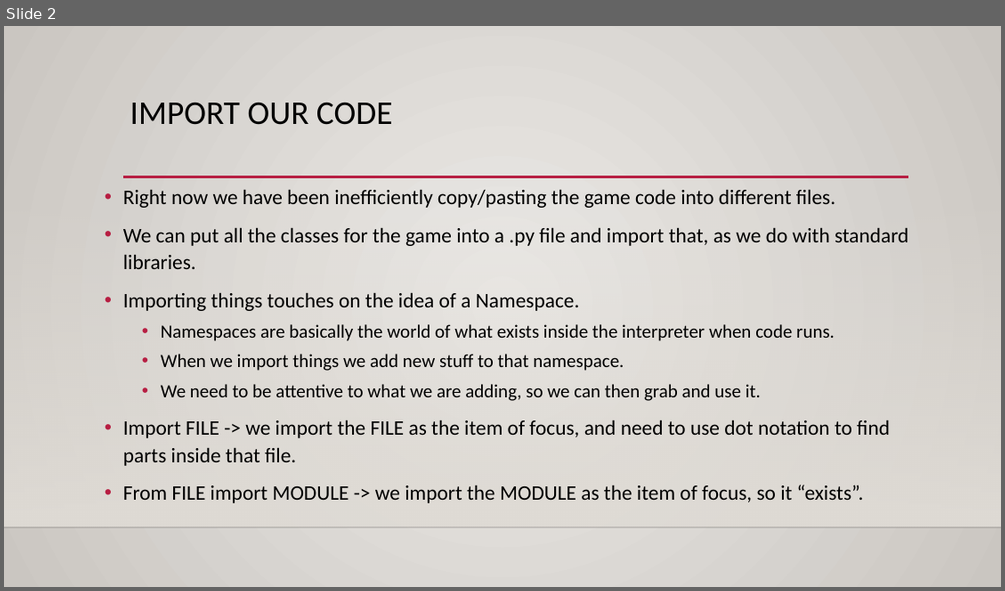
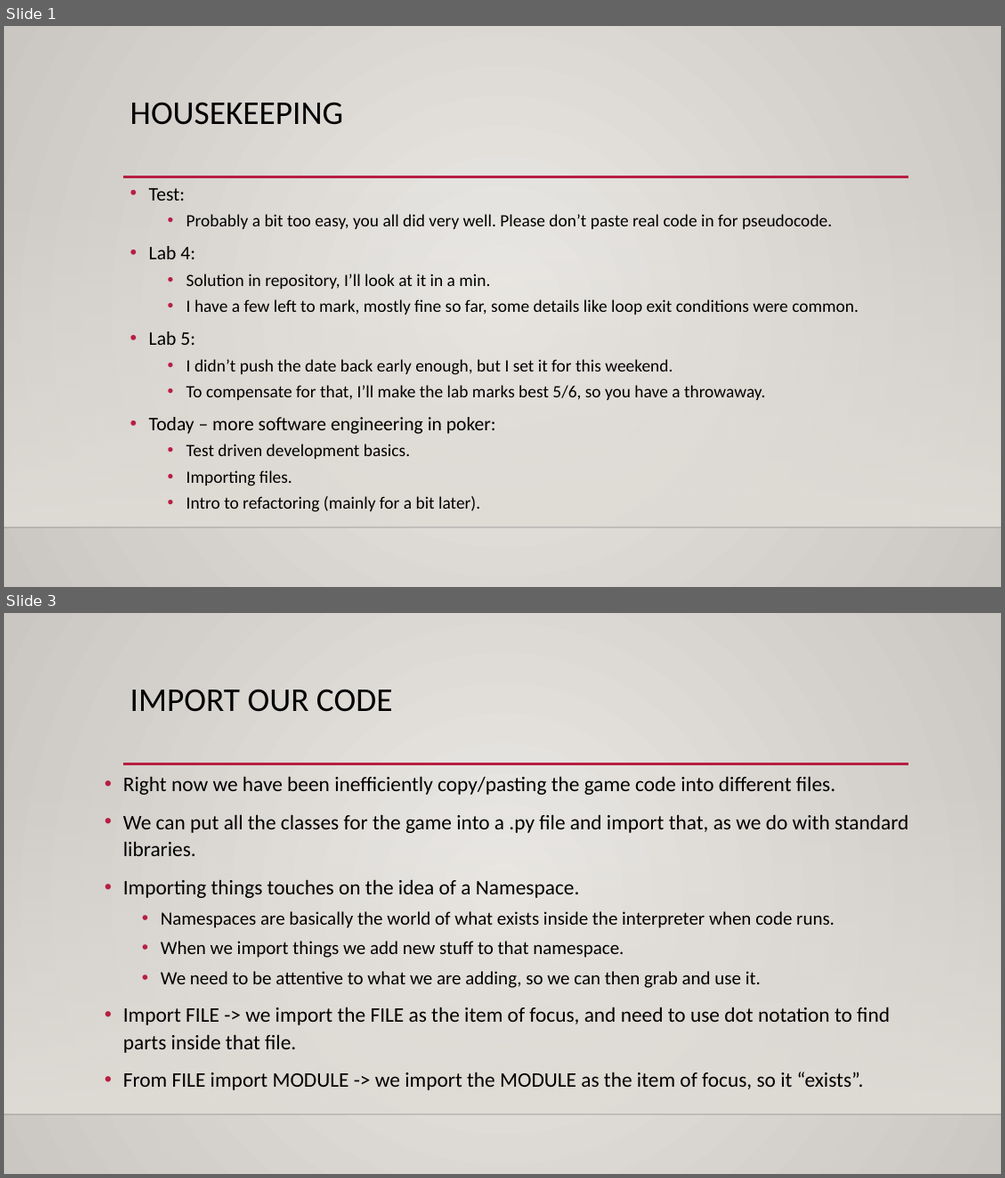
Before and after one commit to okohnkay/Programming_Basics_for_ML, a slide deck: course_material/slides/019_test_driven.pptx. Shown one above the other, each under a label of ours: slide 2 before the commit, slides 1 and 3 after it; the slides between them are not shown. The pictures are 1005x591 and 1005x1178 pixels, drawn with LibreOffice and Linux fonts; fonts in the diff are those of the drawing; background and template pictures are left out. Boxes give left, top, right and bottom in pixels: in the first picture for what was removed or moved away, otherwise in the second. Text is boxed around its words. In the diff, an @@ line names an element or a change of style, - is before the commit and + after.

```diff
--- a/course_material/slides/019_test_driven.pptx
+++ b/course_material/slides/019_test_driven.pptx
@@ slide 1 added at box(4, 26, 1001, 587), background gradient #ECEAE7 to #CAC7C1; not listed: 3 template elements that a slide beside it also shows @@
@@ title added at box(130, 102, 343, 125), 32 pt, text #000000 @@
+HOUSEKEEPING
@@ text added at box(149, 188, 858, 512), 16.6 pt, text #000000 @@
+• Test:
+  • Probably a bit too easy, you all did very well. Please don’t paste real code in for pseudocode.
+• Lab 4:
+  • Solution in repository, I’ll look at it in a min.
+  • I have a few left to mark, mostly fine so far, some details like loop exit conditions were common.
+• Lab 5:
+  • I didn’t push the date back early enough, but I set it for this weekend.
+  • To compensate for that, I’ll make the lab marks best 5/6, so you have a throwaway.
+• Today – more software engineering in poker:
+  • Test driven development basics.
+  • Importing files.
+  • Intro to refactoring (mainly for a bit later).
@@ what was slide 2 is now slide 3 @@
```
Also in this commit, not shown: 1 other slide added, 1 slide removed, 13 other files.
